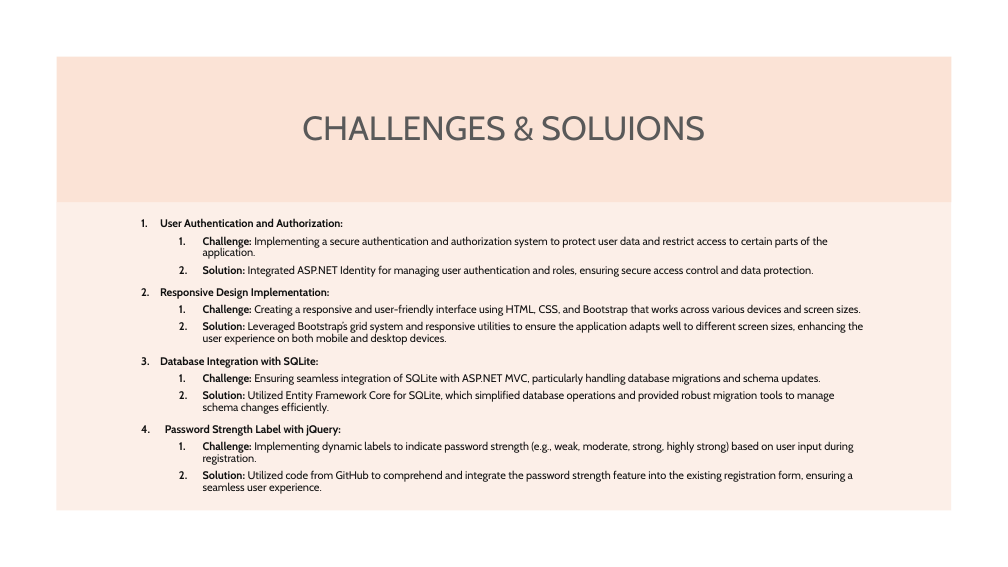
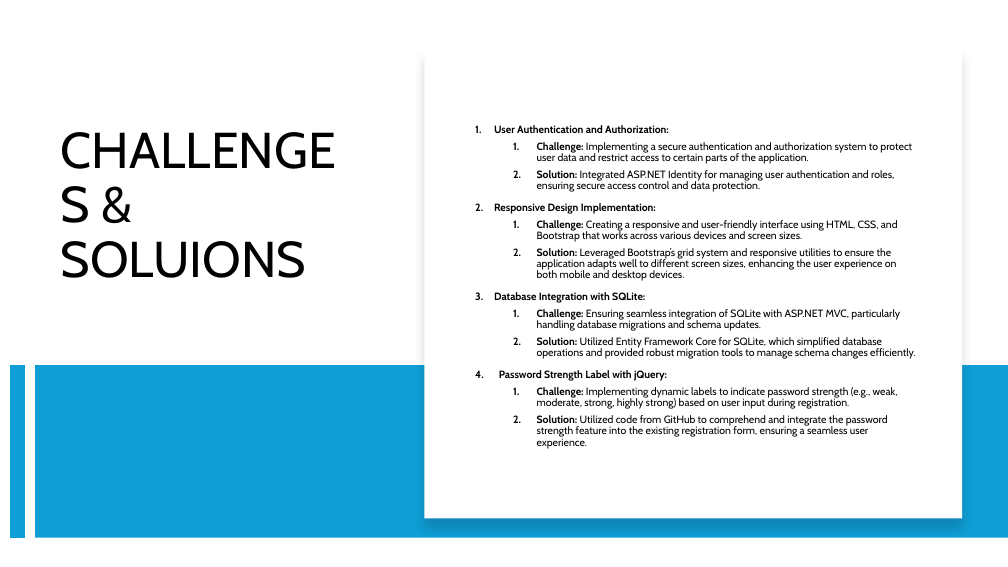
Before and after one commit to lookinfome/VaxTrack_v1.0.0, a slide deck: slide 19 of Vax Track V1 - Beta.pptx. Drawn at 1008x567 pixels with LibreOffice and Linux fonts; fonts in the diff are those of the drawing. Boxes give left, top, right and bottom in pixels: in the first picture for what was removed or moved away, otherwise in the second. Text is boxed around its words. In the diff, an @@ line names an element or a change of style, - is before the commit and + after.

```diff
--- a/Vax Track V1 - Beta.pptx
+++ b/Vax Track V1 - Beta.pptx
@@ rectangle removed at [57,57,951,202] @@
@@ rectangle added at [424,48,962,518], fill #FFFFFF @@
@@ title "CHALLENGES & SOLUIONS": place and size @@
-title "CHALLENGES & SOLUIONS" at [302,116,705,141]
+title "CHALLENGES & SOLUIONS" at [61,241,306,278]
@@ title "CHALLENGES & SOLUIONS" at [61,241,306,278]: size 32 to 48 pt, text colour #595959 to #000000; alignment centre to left; vertical alignment middle to top @@
@@ text "User Authentication and Authorization:": place and size @@
-text "User Authentication and Authorization:" at [160,218,863,494]
+text "User Authentication and Authorization:" at [494,125,916,449]
@@ text "User Authentication and Authorization:" at [494,125,916,449]: size 10.5 to 10 pt, text colour #111111 to #000000 @@
@@ rectangle removed at [57,202,952,510] @@
@@ line added from (17, 365) to (17, 538), #0F9ED5 14 pt @@
@@ rectangle added at [35,365,1008,538], fill #0F9ED5 @@
```
Also in this commit, not shown: 20 other slides changed.
